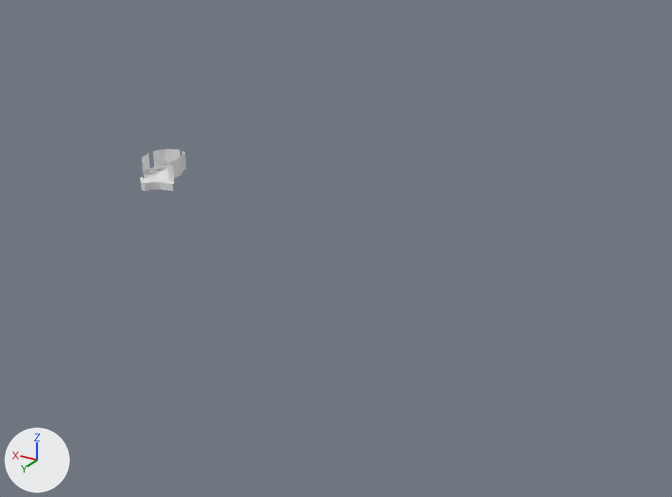
An edit to the glTF model assets/SilasPipelineSupplies/GraveyardMap.gltf, drawn before and after from the same camera.
Rendered twice from a 50 mm camera at (-1236.0, 1380.0, 604.0) aimed at (-400.0, -14.0, -93.0). The axes (+X, +Y, +Z) are drawn at lower left. The lights are the same throughout. The picture after the commit comes second. Where no turn or scale is listed for an object, it has been applied to the vertices. Vertices at exactly the same position are counted once.
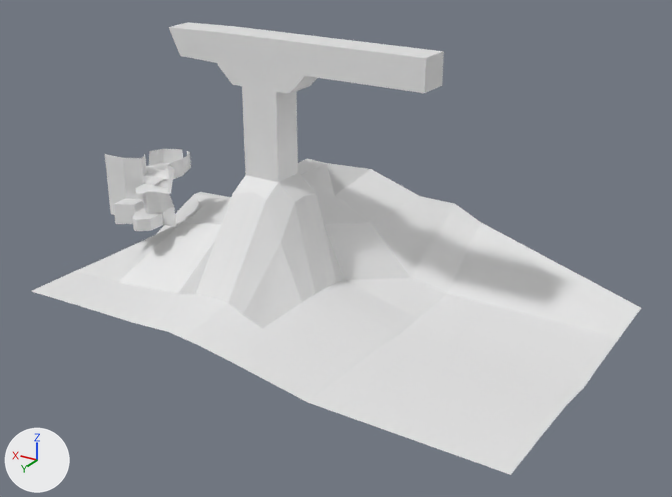
Pixel boxes [x1, y1, x2, y2] of what changed, in the pictures (672 x 497 px):
```json
{"object": "Plane.001", "change": "added", "after": [32, 22, 641, 475]}
{"object": "Plane", "change": "reshaped", "before": [140, 149, 186, 191], "after": [105, 149, 191, 231], "on screen": "85% wider, 93% taller"}
```

Scene script edits in JSON lines:
```json
{"block": "me_plane", "where": "# used by ob_plane; location = (-27.0, 33.0, 12.0)"}
{"op": "remove", "block": "me_plane", "code": "me_plane.from_pydata(...)  # 185 vertices, 322 faces; spans x -45.2..45.2, y -55.5..55.5, z -27.4..27.4"}
{"op": "add", "block": "me_plane", "code": "me_plane.from_pydata(...)  # 238 vertices, 414 faces; spans x -61.4..121.2, y -63.3..87.2, z -104.8..27.4"}
{"block": "me_plane", "change": "me_plane part 1"}
{"block": "me_plane", "change": "26 vertices are removed from x -45.2..37.8, y 9.5..55.5, z -27.4..-11.9"}
{"block": "me_plane", "change": "64 faces are deleted"}
{"block": "me_plane", "change": "12 vertices in x -45.2..30.5, y 21.5..43.2, z -11.9 move by (0.0, 12.1, -17.1)"}
{"block": "me_plane", "change": "4 vertices in x -19.0..32.1, y 21.5..24.6, z -11.9 move by (0.0, -4.5, -17.1)"}
{"block": "me_plane", "change": "73 vertices move from x -45.2..45.2, y -55.5..55.5, z -12.9..27.4 to x -61.4..55.0, y -63.3..72.4, z -33.3..27.1"}
{"block": "me_plane", "change": "55 vertices are added at x -45.2..121.2, y 8.2..72.4, z -104.8..25.0"}
{"block": "me_plane", "change": "18 new vertices lie (0.0, 37.0, 0.0) away from vertices in x -8.1..38.9, y 18.9..50.2, z -104.1..-62.2"}
{"block": "me_plane", "change": "6 new vertices lie (0.0, 36.9, 0.0) away from vertices in x -15.9..74.1, y 32.4..44.0, z -104.8..-61.7"}
{"block": "me_plane", "change": "156 new faces join them"}
{"op": "add", "block": "me_plane_001", "code": ["me_plane_001 = bpy.data.meshes.new('Plane.001')", "me_plane_001.from_pydata(...)  # 147 vertices, 258 faces; spans x -694.0..353.0, y -372.0..319.0, z 2.0..536.0"]}
{"op": "add", "block": "ob_plane_001", "code": ["ob_plane_001 = bpy.data.objects.new('Plane.001', me_plane_001)", "ob_plane_001.location = (-206.0, -31.0, -247.0)"]}
```
